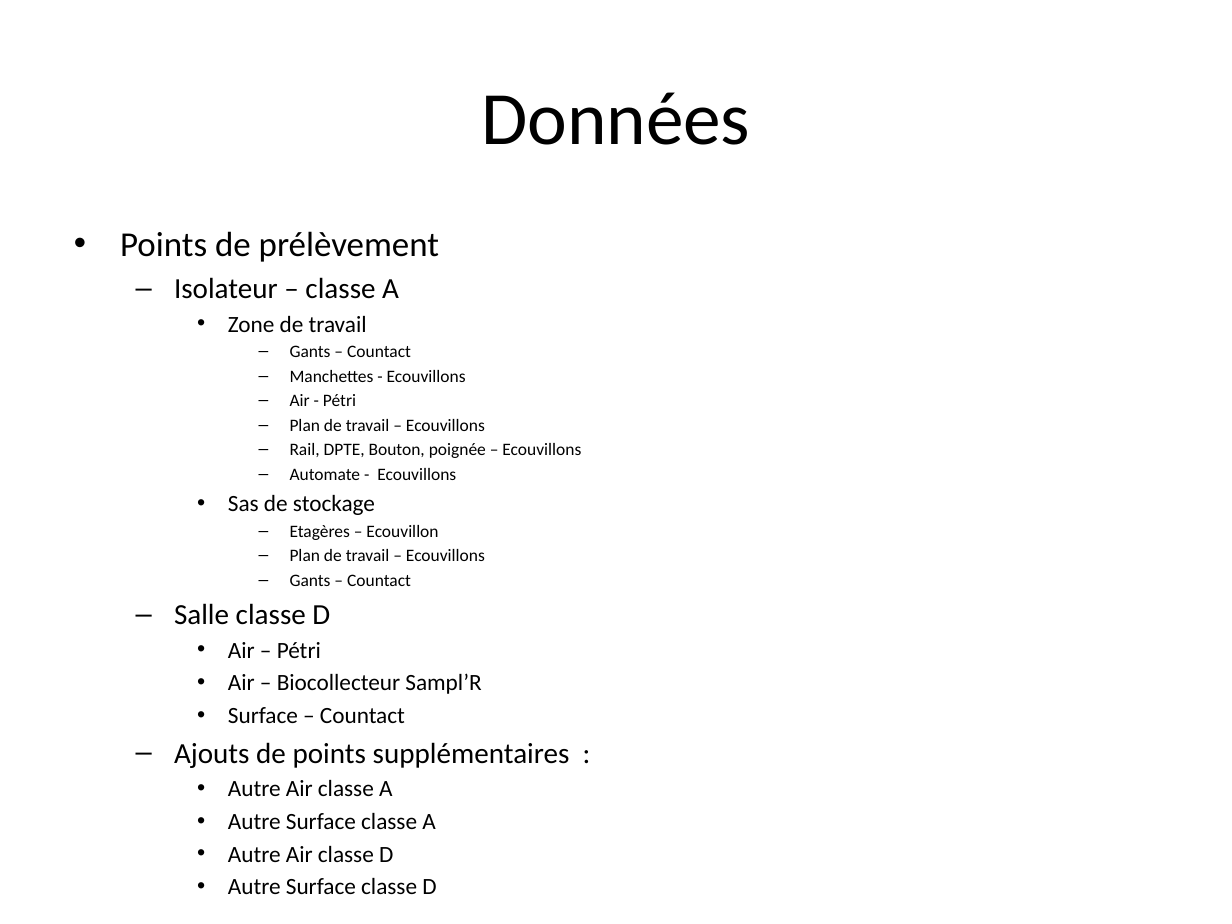
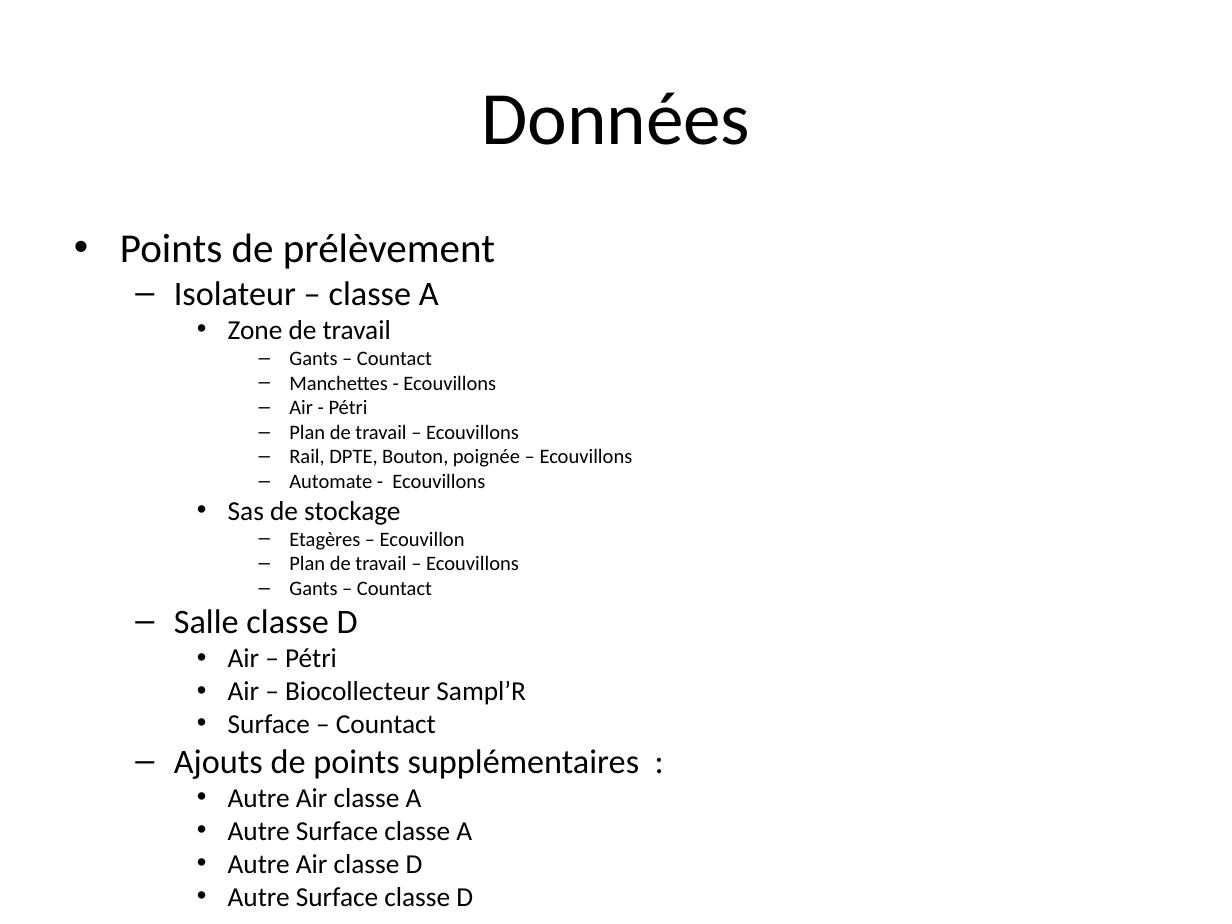
Before and after one commit to liavtavo/controle_microbio, a slide deck: slide 4 of php.pptx. Drawn at 1232x924 pixels with LibreOffice and Linux fonts; fonts in the diff are those of the drawing. Boxes give left, top, right and bottom in pixels: in the first picture for what was removed or moved away, otherwise in the second. Text is boxed around its words. In the diff, an @@ line names an element or a change of style, - is before the commit and + after.

```diff
--- a/php.pptx
+++ b/php.pptx
@@ text "Points de prélèvement" at (x1=120, y1=233, x2=640, y2=907): size 20.4 to 24 pt in "Points de prélèvement"; size 17 to 20 pt in "Isolateur – classe A", "Salle classe D", "Ajouts de points supplémentaires :"; size 13.6 to 16 pt in "Zone de travail", "Sas de stockage", "Air – Pétri", "Air – Biocollecteur Sampl’R" and 5 more places; size 10.2 to 12 pt in "Gants – Countact", "Manchettes - Ecouvillons", "Air - Pétri", "Plan de travail – Ecouvillons" and 5 more places; indent changed; less space between paragraphs @@
```
Also in this commit, not shown: 12 other slides changed, 1 slide added, 1 slide removed.
